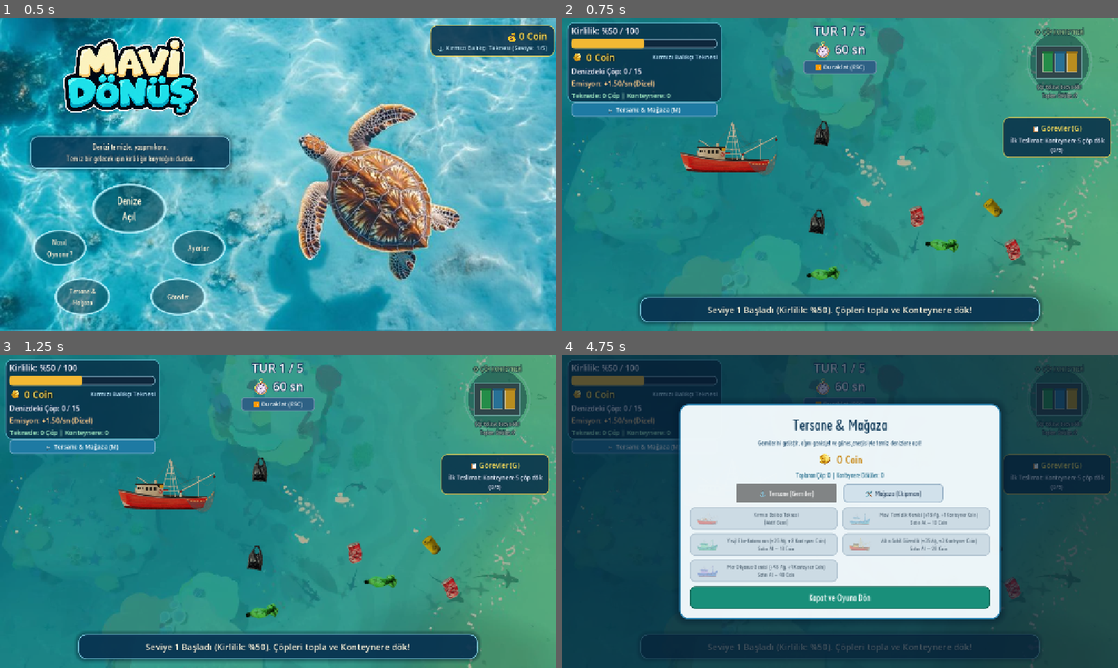
Above: before the commit, frames 1-4 (two rows, left to right).
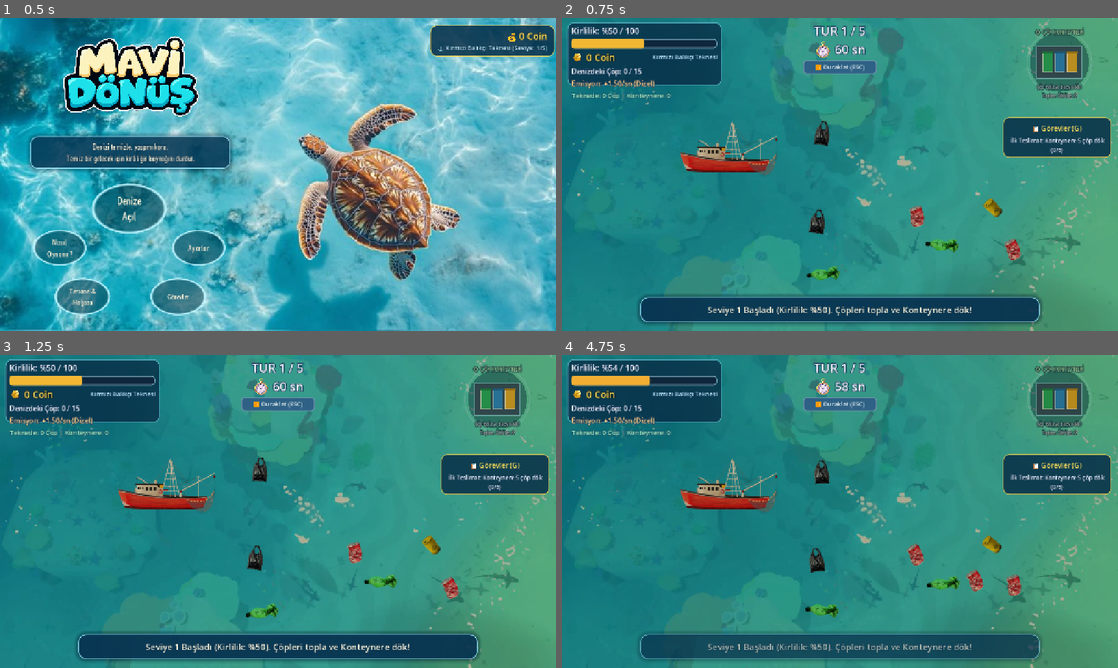
Above: after the commit, the same moments.

Repository: tubaiskol/Mavi-Donus-Hackathon-Team22
Game: Godot game, scene res://scenes/main_menu.tscn
Two runs of this game, one before a commit and one after it. Both use one fixed random seed, a clock stepped at 60 frames per second and the inputs below. The engine's default icon, where the game draws it, is replaced by a stand-in: a white triangle on a blue panel in a dark square.
Inputs (mouse positions are in pixels of both pictures, inside the frame that each line leads up to):
- Up to frame 1 (0.5 s): no input
- Up to frame 2 (0.75 s): click "Denize Açıl" at 0.5 s
- Up to frame 3 (1.25 s): no input
- Up to frame 4 (4.75 s): click (645, 445) at 1.25 s, where only the run before the commit has a clickable "🛒 Tersane & Mağaza (M)"; click "⏸️ Duraklat (ESC)" at 2 s; click "📋 Görevler (G)" at 2.75 s; click (840, 480) at 3.5 s, where only the run after the commit has a clickable "▶️ Devam Et"; click (784, 492) at 4.25 s, where only the run before the commit has a clickable "⚓ Tersane (Gemiler)"

Frame 1 is identical in both runs. In frame 2, 2.5% of the frame differs, in the area x 1-29%, y 19-32%; in frame 3, 2.5%; in frame 4, 92%, in the area x 0-100%, y 0-100%.

Commit message:
sol paneldeki mükerrer mağaza butonu kaldırıldı ve panel sadeleştirildi

Diff:
--- a/scripts/hud.gd
+++ b/scripts/hud.gd
@@ -77,7 +77,7 @@
 	card_sb.set_corner_radius_all(14)
 	stats_panel.add_theme_stylebox_override("panel", card_sb)
 	stats_panel.position = Vector2(12, 10)
-	stats_panel.size = Vector2(356, 184)
+	stats_panel.size = Vector2(356, 146)
 	add_child(stats_panel)
 	move_child(stats_panel, 0)
 
@@ -133,11 +133,6 @@
 	_container_label.add_theme_color_override("font_outline_color", Color(0.05, 0.20, 0.32, 0.95))
 	_container_label.add_theme_constant_override("outline_size", 4)
 	stats_box.add_child(_container_label)
-
-	# Sol üst kutu butonu: Sadece Tersane & Mağaza (Tam genişlik)
-	var shop_btn := _make_hud_action_button("🛒 Tersane & Mağaza (M)", _toggle_shop_from_hud, Color(0.12, 0.48, 0.64))
-	shop_btn.size_flags_horizontal = Control.SIZE_EXPAND_FILL
-	stats_box.add_child(shop_btn)
 
 	# Üst orta duraklat butonu (Ortaya konumlandırıldı)
 	var top_info: VBoxContainer = get_node_or_null("TopInfo") as VBoxContainer
